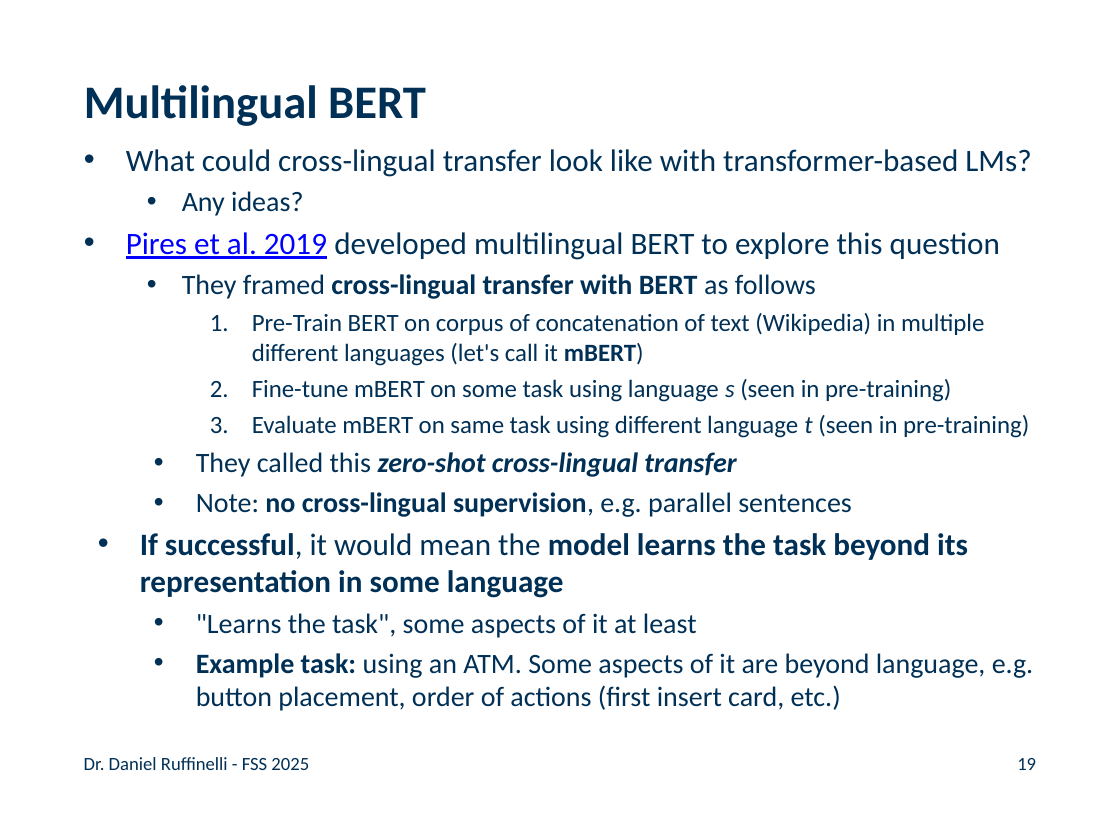
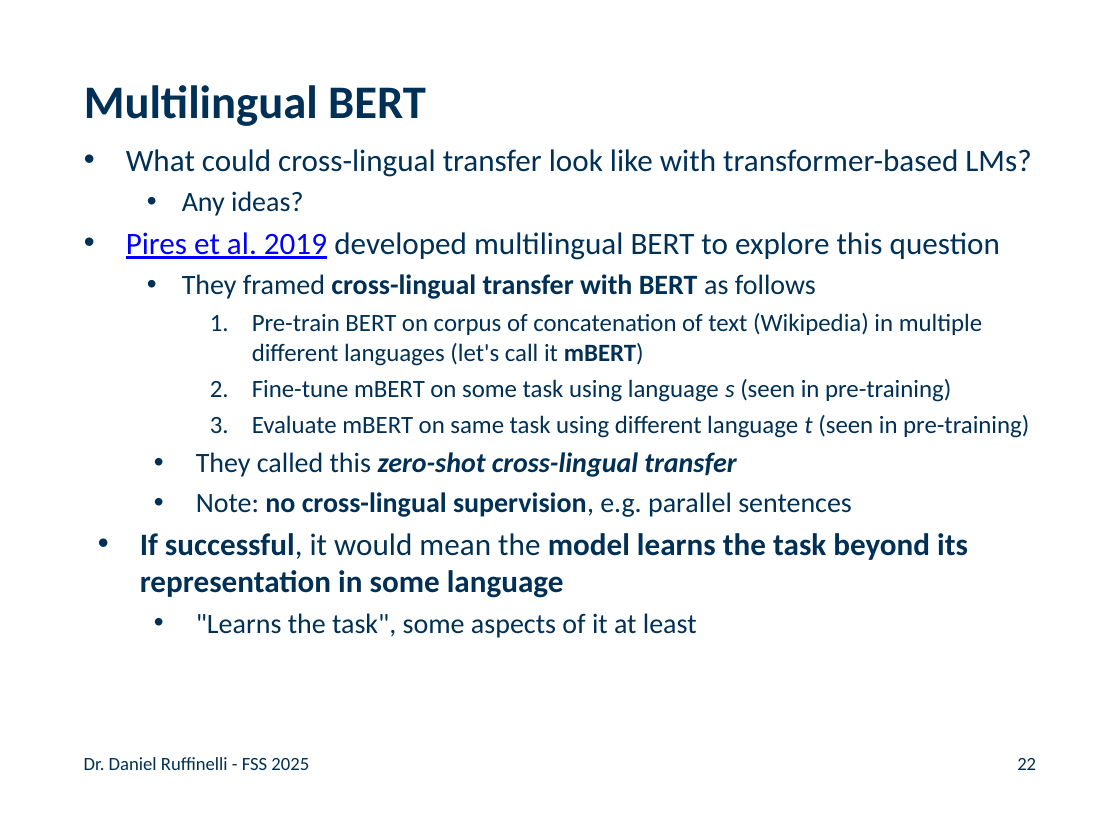
Before and after one commit to rufex2001/teaching_llms, a slide deck: slide 22 of lectures/09_multilingual_nlp/09_multilingual_nlp.pptx (slide 19 before the commit). Drawn at 1120x840 pixels with LibreOffice and Linux fonts; fonts in the diff are those of the drawing; background and template pictures are left out. Boxes give left, top, right and bottom in pixels: in the first picture for what was removed or moved away, otherwise in the second. Text is boxed around its words. In the diff, an @@ line names an element or a change of style, - is before the commit and + after.

```diff
--- a/lectures/09_multilingual_nlp/09_multilingual_nlp.pptx
+++ b/lectures/09_multilingual_nlp/09_multilingual_nlp.pptx
@@ text at <box>252,313,982,366</box>: text changed @@
-    1. Pre-Train BERT on corpus of concatenation of text (Wikipedia) in multiple different languages (let's call it mBERT)
+    1. Pre-train BERT on corpus of concatenation of text (Wikipedia) in multiple different languages (let's call it mBERT)
@@ text at <box>196,653,1033,711</box>: paragraph removed @@
-  • Example task: using an ATM. Some aspects of it are beyond language, e.g. button placement, order of actions (first insert card, etc.)
@@ page number at <box>1017,758,1036,770</box>: text changed @@
-19
+22
```
Also in this commit, not shown: 10 other slides changed, 4 slides added, 13 other files.
